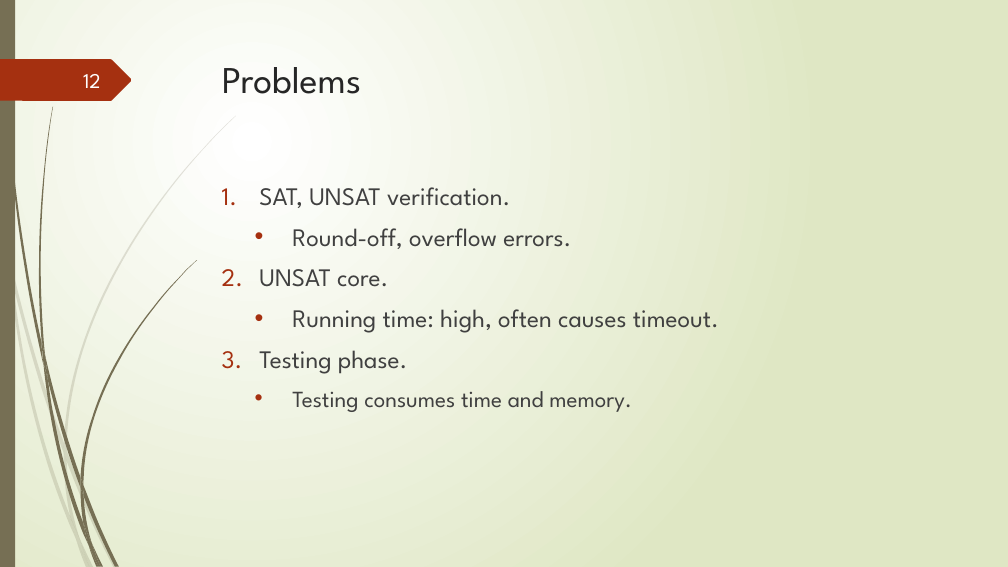
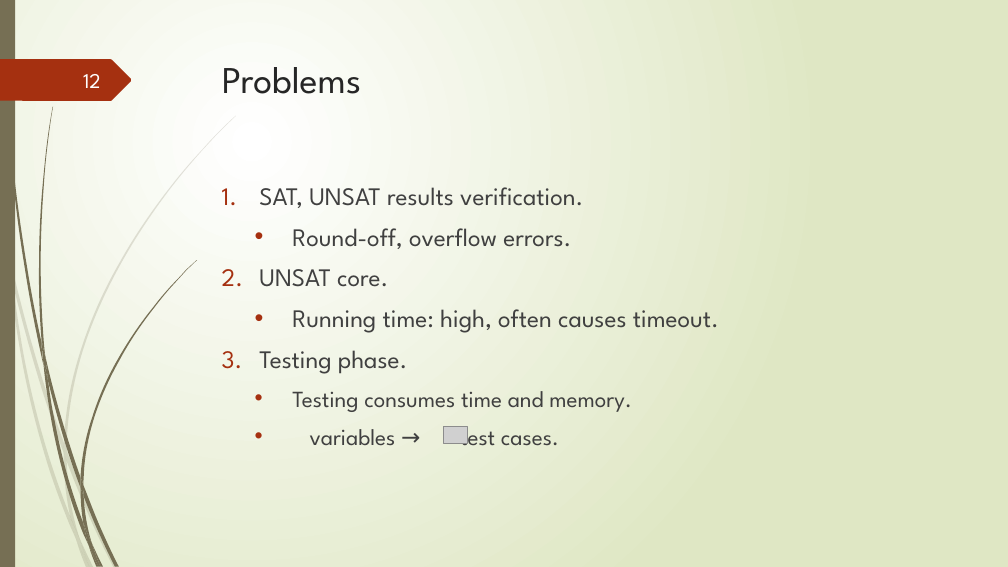
Before and after one commit to tungvx/raSAT, a slide deck: slide 12 of report/midterm.pptx. Drawn at 1008x567 pixels with LibreOffice and Linux fonts; fonts in the diff are those of the drawing; grey boxes stand for pictures; background and template pictures are left out. Boxes give left, top, right and bottom in pixels: in the first picture for what was removed or moved away, otherwise in the second. Text is boxed around its words. In the diff, an @@ line names an element or a change of style, - is before the commit and + after.

```diff
--- a/report/midterm.pptx
+++ b/report/midterm.pptx
@@ text at box(259, 187, 583, 208): text changed @@
-1. SAT, UNSAT verification.
+1. SAT, UNSAT results verification.
@@ text at box(310, 426, 559, 446): paragraph added @@
+  • variables → test cases.
@@ picture added at box(443, 426, 467, 444) @@
```
Also in this commit, not shown: 11 other slides changed, 2 slides added, 1 other file.
